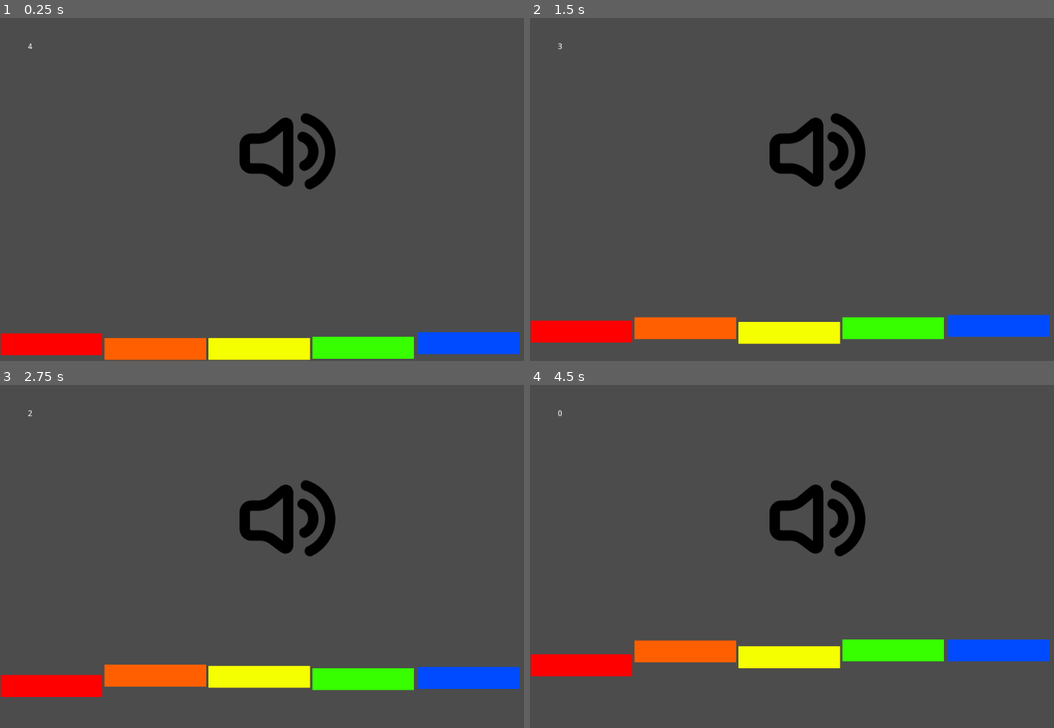
Above: before the commit, frames 1-4 (two rows, left to right).
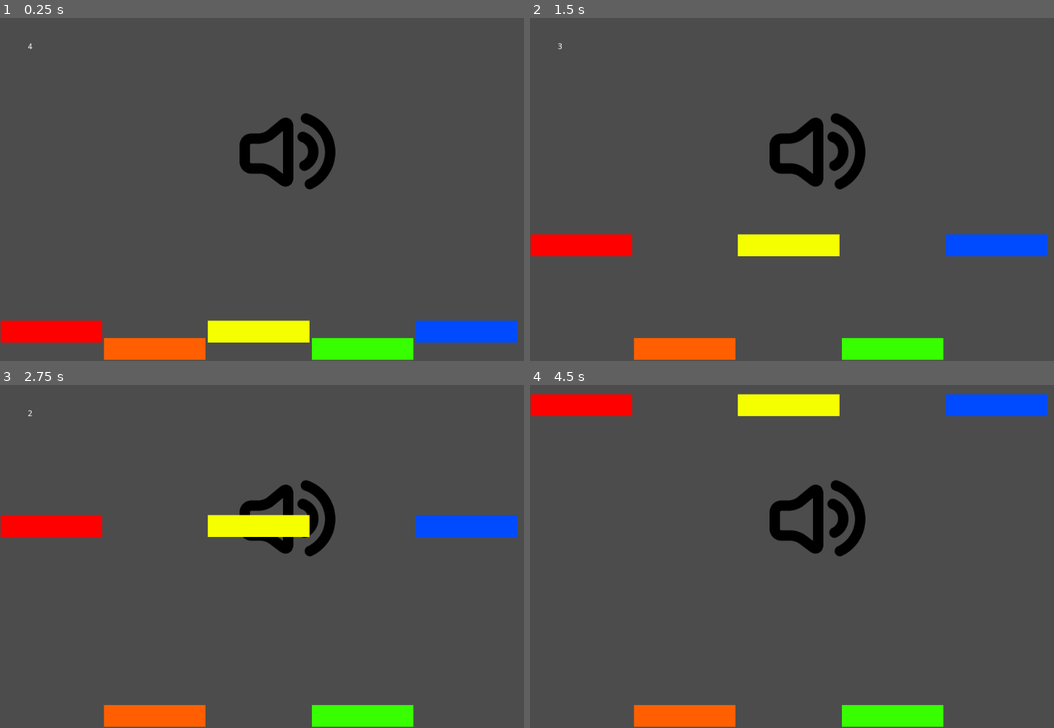
Above: after the commit, the same moments.

Repository: mdechdee/PerfectPitch
Game: Godot game, scene res://FirstScene.tscn
The game is run twice, just before and just after one commit, with the same random seed, the same clock (stepped at 60 frames per second) and the same inputs.
Inputs:
- Up to frame 1 (0.25 s): no input
- Up to frame 2 (1.5 s): no input
- Up to frame 3 (2.75 s): no input
- Up to frame 4 (4.5 s): no input

The runs differ from the first frame. In frame 1, 5.1% of the frame differs, in the area x 0-100%, y 88-100%; in frame 2, 12%; in frame 3, 13%; in frame 4, 13%, in the area x 0-100%, y 2-100%.

Commit message:
Adjust position of notes

Diff:
--- a/OldMusician/FirstScene.gd
+++ b/OldMusician/FirstScene.gd
@@ -14,10 +14,14 @@
     timer.start()
 
 func _process(delta):
-    var notes = [$C, $D, $E, $F, $G]
-    var note = notes[randi() % 5]
-    note.position -= movement
-    #if (note.position.y < 0):
+    var notes = [$C, $E, $G]
+    #var note = notes[randi() % 5]
+    for note in notes:
+        #print(note.get_position().y)
+        if note.get_position().y < -560:
+            note.set_position(Vector2(note.get_position().x, 0))
+        note.position -= movement
+    #if (note.get_position()):
     #    note.position = 500
     if (timer.get_time_left() < 1.0):
         timer.stop()
--- a/OldMusician/FirstScene.tscn
+++ b/OldMusician/FirstScene.tscn
@@ -42,48 +42,44 @@
 [node name="C" type="Sprite" parent="."]
 
 [node name="ColorRect" type="ColorRect" parent="C"]
-margin_left = 0.555573
-margin_top = 562.111
-margin_right = 176.556
-margin_bottom = 600.111
+margin_left = 0.5
+margin_top = 560.0
+margin_right = 176.5
+margin_bottom = 598.0
 color = Color( 1, 0, 0, 1 )
 
 [node name="D" type="Sprite" parent="."]
-editor/display_folded = true
 
 [node name="ColorRect" type="ColorRect" parent="D"]
-margin_left = 181.222
-margin_top = 562.111
-margin_right = 357.222
-margin_bottom = 600.111
+margin_left = 180.0
+margin_top = 560.0
+margin_right = 356.0
+margin_bottom = 598.0
 color = Color( 1, 0.376471, 0, 1 )
 
 [node name="E" type="Sprite" parent="."]
-editor/display_folded = true
 
 [node name="ColorRect" type="ColorRect" parent="E"]
-margin_left = 361.222
-margin_top = 562.111
-margin_right = 537.222
-margin_bottom = 600.111
+margin_left = 360.0
+margin_top = 560.0
+margin_right = 536.0
+margin_bottom = 598.0
 color = Color( 0.968627, 1, 0, 1 )
 
 [node name="F" type="Sprite" parent="."]
-editor/display_folded = true
 
 [node name="ColorRect" type="ColorRect" parent="F"]
-margin_left = 540.556
-margin_top = 562.111
-margin_right = 716.556
-margin_bottom = 600.111
+margin_left = 540.0
+margin_top = 560.0
+margin_right = 716.0
+margin_bottom = 598.0
 color = Color( 0.219608, 1, 0, 1 )
 
 [node name="G" type="Sprite" parent="."]
-editor/display_folded = true
 
 [node name="ColorRect" type="ColorRect" parent="G"]
-margin_left = 723.556
-margin_top = 562.444
-margin_right = 899.556
-margin_bottom = 600.444
+margin_left = 720.0
+margin_top = 560.0
+margin_right = 896.0
+margin_bottom = 598.0
 color = Color( 0, 0.298039, 1, 1 )
